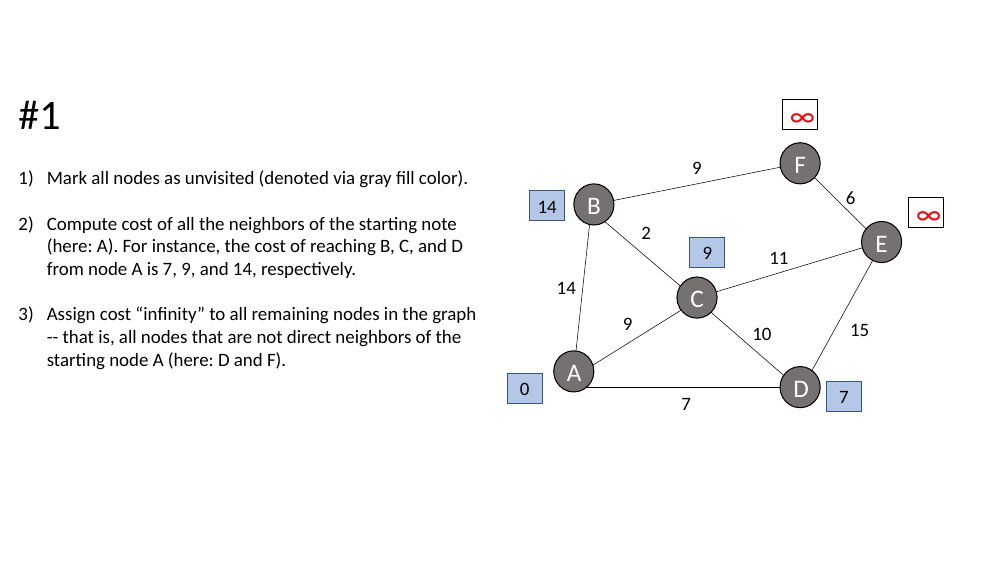
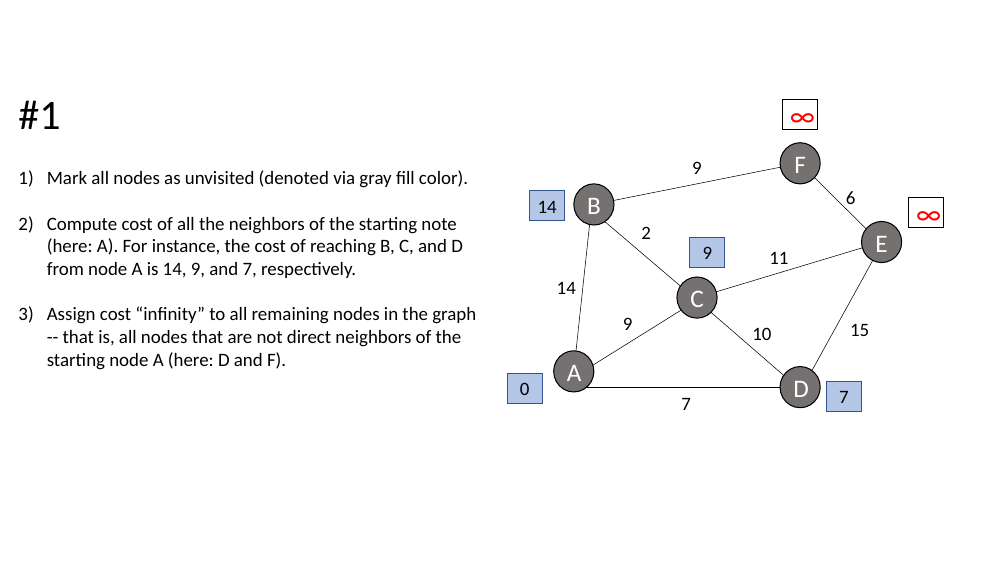
Before and after one commit to rasbt/algorithms_in_ipython_notebooks, a slide deck: slide 2 of ipython_nbs/search/images/dijkstra-algorithm/dijkstra.pptx. Drawn at 1008x567 pixels with LibreOffice and Linux fonts; fonts in the diff are those of the drawing. Boxes give left, top, right and bottom in pixels: in the first picture for what was removed or moved away, otherwise in the second. Text is boxed around its words. In the diff, an @@ line names an element or a change of style, - is before the commit and + after.

```diff
--- a/ipython_nbs/search/images/dijkstra-algorithm/dijkstra.pptx
+++ b/ipython_nbs/search/images/dijkstra-algorithm/dijkstra.pptx
@@ text at bbox=[47, 217, 463, 278]: text changed @@
-2) Compute cost of all the neighbors of the starting note (here: A). For instance, the cost of reaching B, C, and D from node A is 7, 9, and 14, respectively.
+2) Compute cost of all the neighbors of the starting note (here: A). For instance, the cost of reaching B, C, and D from node A is 14, 9, and 7, respectively.
```
Also in this commit, not shown: 2 other files.
